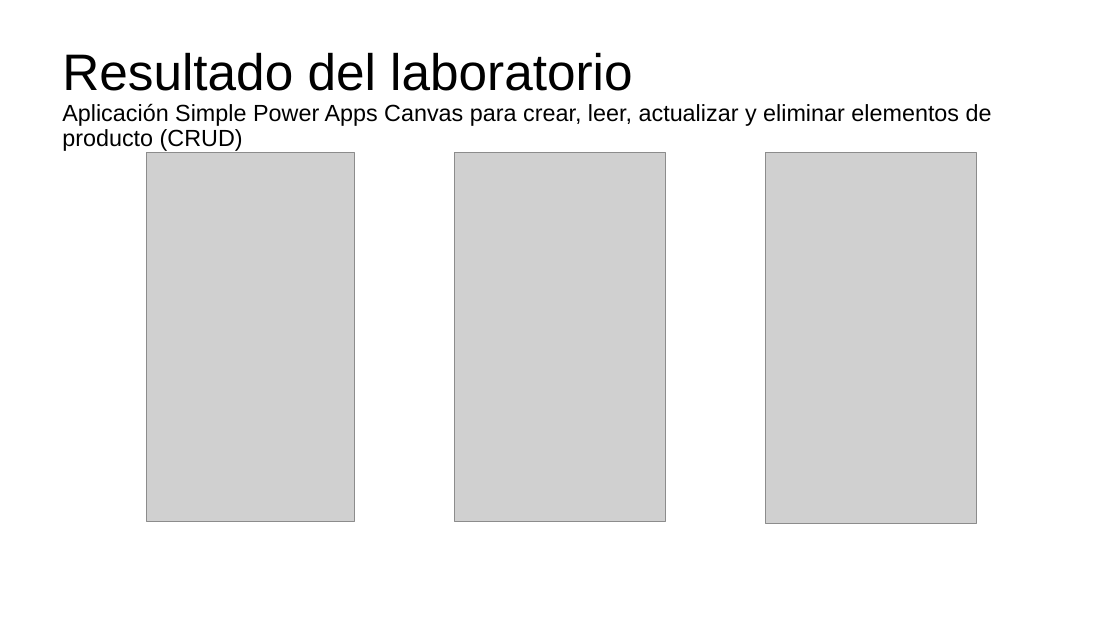
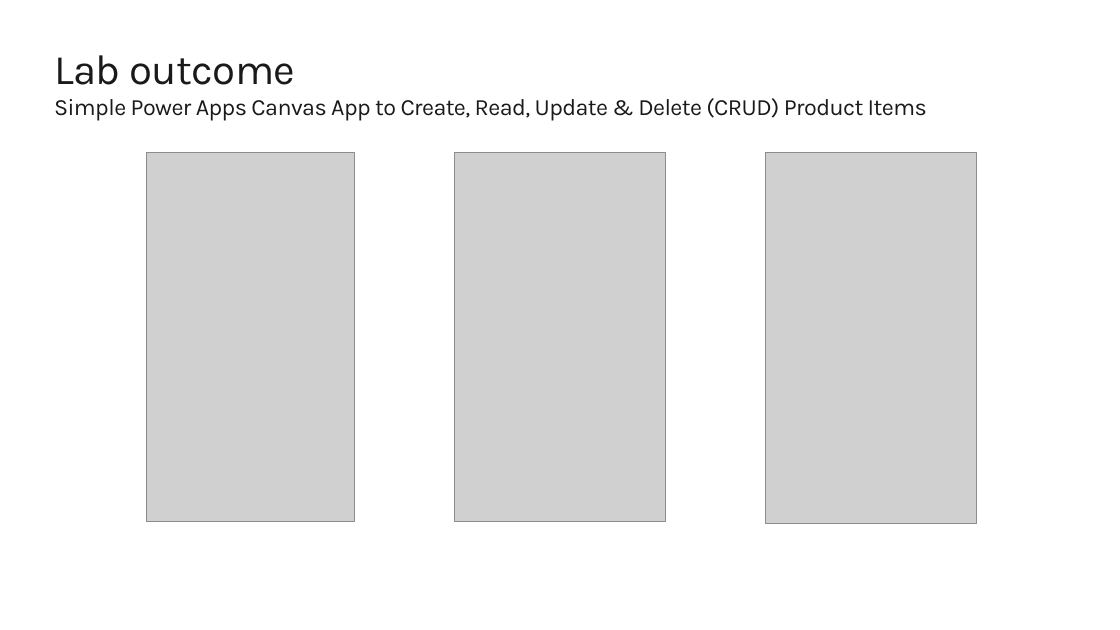
Before and after one commit to CSA-DanielVillamizar/PowerApps-Azure-Lab-M365DevBog, a slide deck: slide 10 of Lab Resources/Hands-on with Power Apps and Azure.pptx (slide 13 before the commit). Drawn at 1120x630 pixels with LibreOffice and Linux fonts; fonts in the diff are those of the drawing; grey boxes stand for pictures; background and template pictures are left out. Boxes give left, top, right and bottom in pixels: in the first picture for what was removed or moved away, otherwise in the second. Text is boxed around its words. In the diff, an @@ line names an element or a change of style, - is before the commit and + after.

```diff
--- a/Lab Resources/Hands-on with Power Apps and Azure.pptx
+++ b/Lab Resources/Hands-on with Power Apps and Azure.pptx
@@ title at box(54, 55, 927, 121): text changed; font Arial to Karla; text colour #000000 to #1A1A1A @@
-Resultado del laboratorio
-Aplicación Simple Power Apps Canvas para crear, leer, actualizar y eliminar elementos de producto (CRUD)
+Lab outcome
+Simple Power Apps Canvas App to Create, Read, Update & Delete (CRUD) Product Items
```
Also in this commit, not shown: 10 other slides changed, 4 slides added, 7 slides removed.
